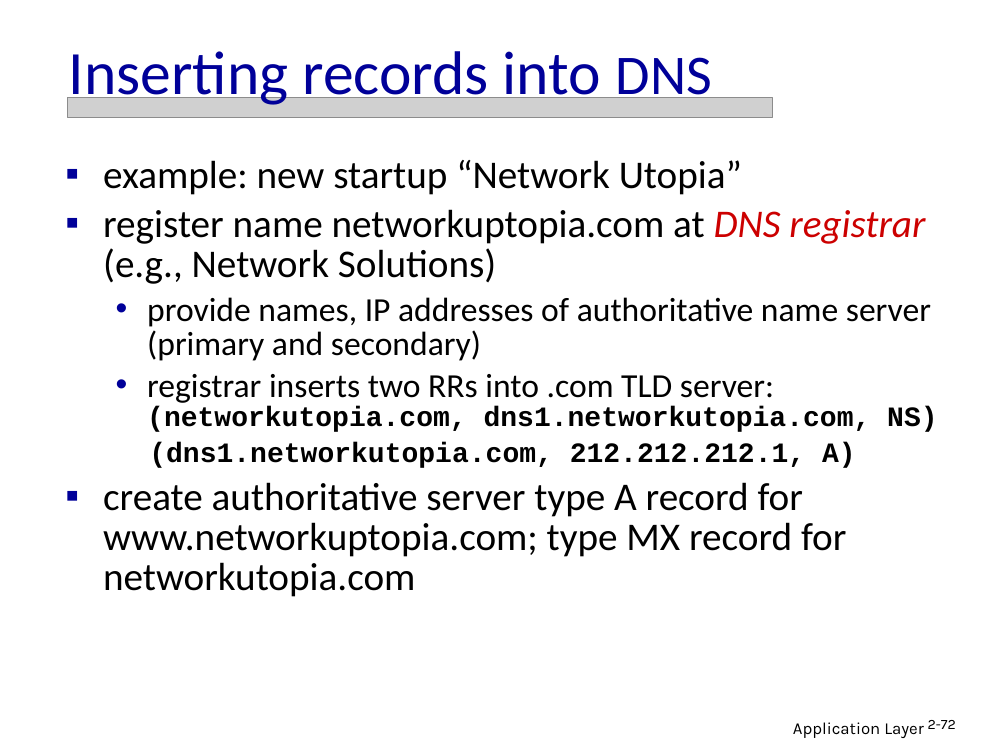
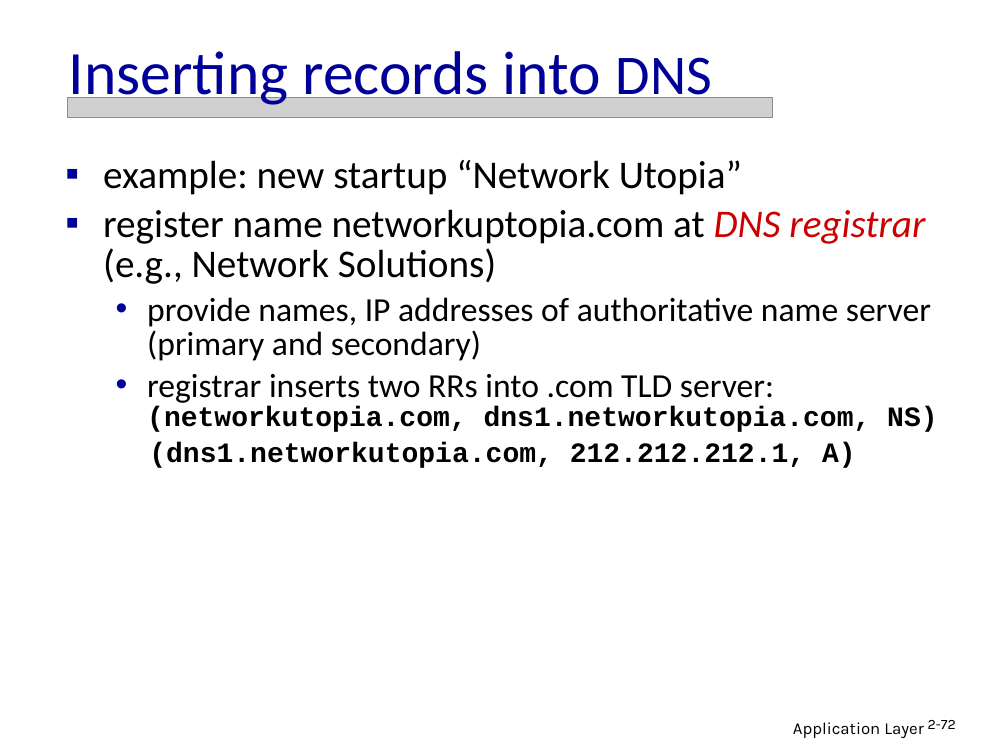
Before and after one commit to zhaoymbuffalo/CSE489-589, a slide deck: slide 72 of Ch2-summer-19.ppt. Drawn at 1008x756 pixels with LibreOffice and Linux fonts; fonts in the diff are those of the drawing; grey boxes stand for pictures. Boxes give left, top, right and bottom in pixels: in the first picture for what was removed or moved away, otherwise in the second. Text is boxed around its words. In the diff, an @@ line names an element or a change of style, - is before the commit and + after.

```diff
--- a/Ch2-summer-19.ppt
+++ b/Ch2-summer-19.ppt
@@ text at (103, 482, 846, 597): paragraph removed @@
-▪ create authoritative server type A record for www.networkuptopia.com; type MX record for networkutopia.com
```
Also in this commit, not shown: 6 other slides changed, 2 slides added.
